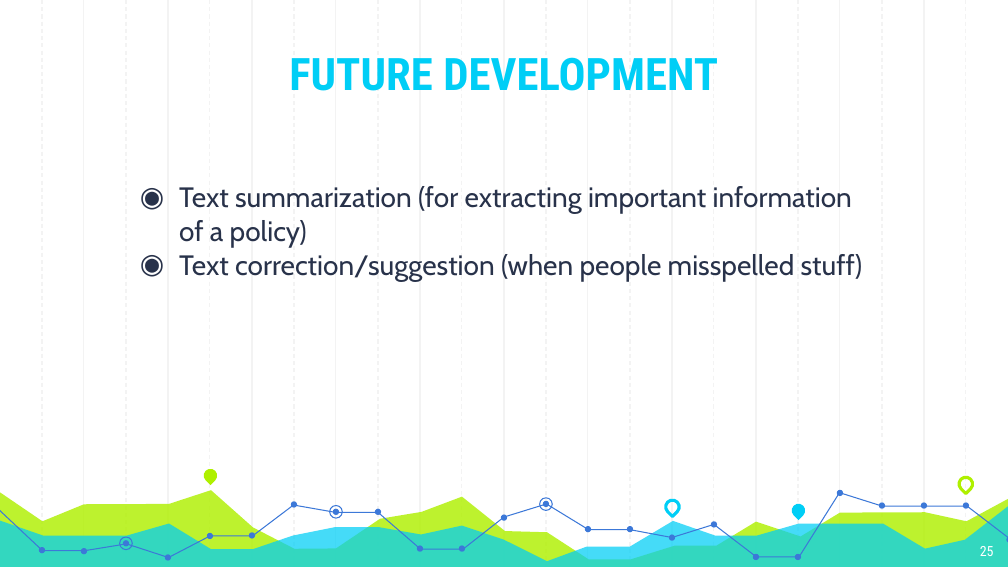
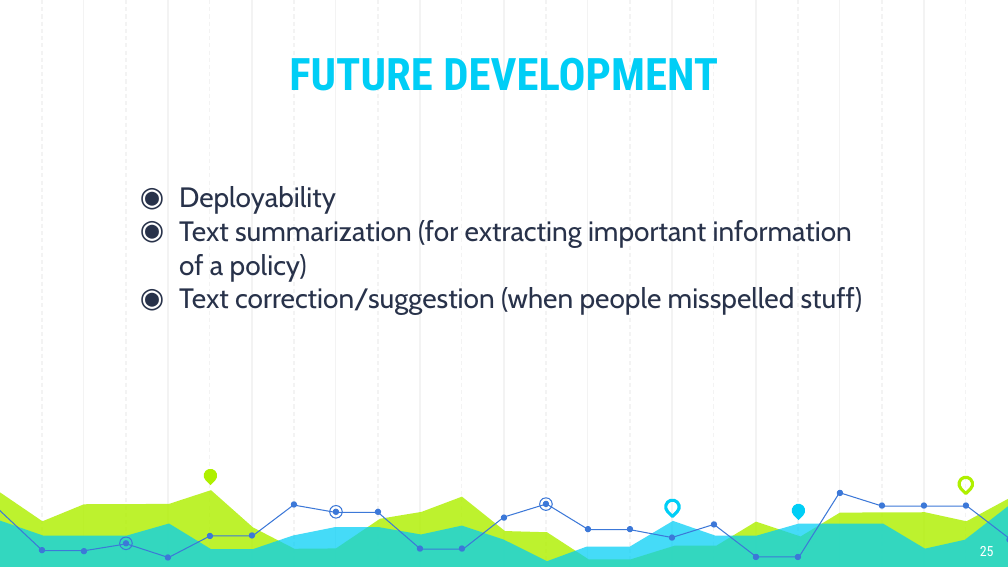
Before and after one commit to Andyayk/app, a slide deck: slide 25 of Graph Based Search.pptx. Drawn at 1008x567 pixels with LibreOffice and Linux fonts; fonts in the diff are those of the drawing. Boxes give left, top, right and bottom in pixels: in the first picture for what was removed or moved away, otherwise in the second. Text is boxed around its words. In the diff, an @@ line names an element or a change of style, - is before the commit and + after.

```diff
--- a/Graph Based Search.pptx
+++ b/Graph Based Search.pptx
@@ text at [179,186,336,214]: paragraph added @@
+◉ Deployability
```
Also in this commit, not shown: 9 other slides changed, 1 slide added, 1 slide removed.
